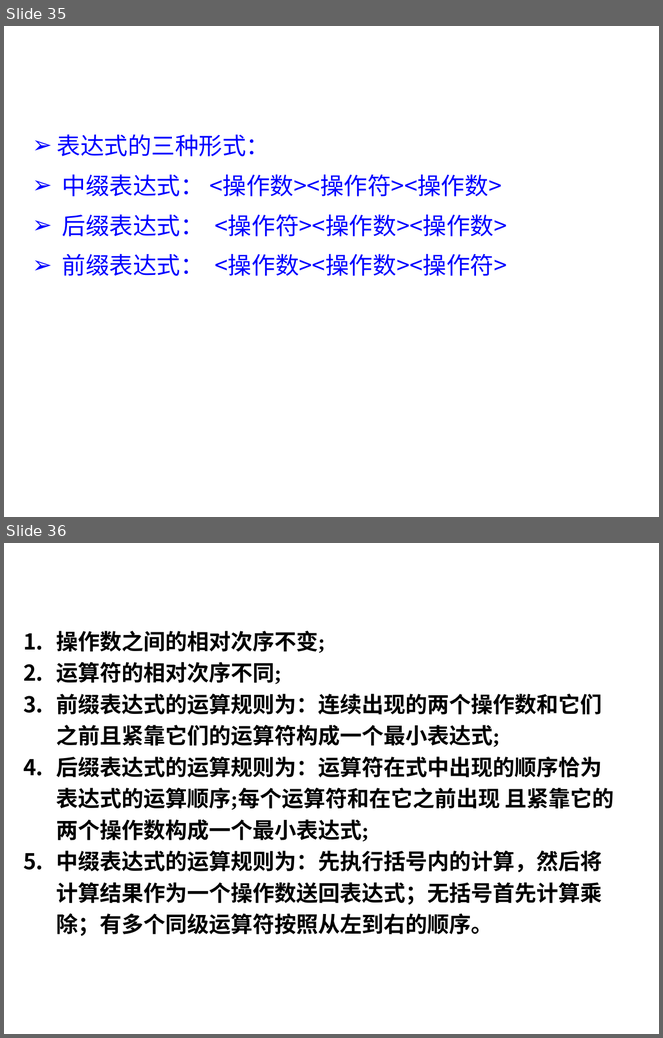
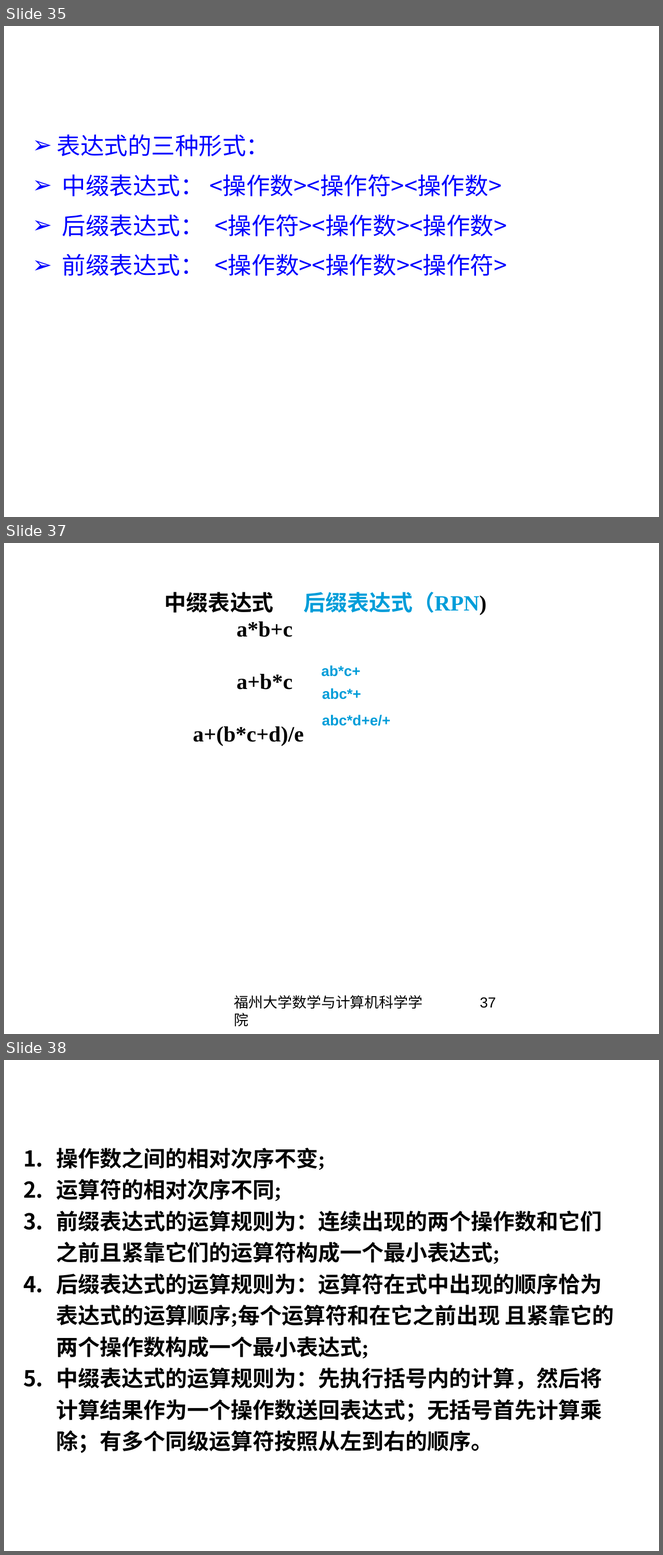
Before and after one commit to basilwang/datastructure, a slide deck: chapter3.ppt. Shown one above the other, each under a label of ours: slides 35 and 36 before the commit, slides 35, 37 and 38 after it; the slides between them are not shown. The pictures are 663x1038 and 663x1555 pixels, drawn with LibreOffice and Linux fonts; fonts in the diff are those of the drawing; background and template pictures are left out. Boxes give left, top, right and bottom in pixels: in the first picture for what was removed or moved away, otherwise in the second. Text is boxed around its words. In the diff, an @@ line names an element or a change of style, - is before the commit and + after.

```diff
--- a/chapter3.ppt
+++ b/chapter3.ppt
@@ slide 37 added at (x1=4, y1=543, x2=659, y2=1034), background picture (left out) @@
@@ text added at (x1=165, y1=592, x2=487, y2=746), 24 pt, text #000000, bold @@
+中缀表达式 后缀表达式（RPN)
+a*b+c
+a+b*c
+a+(b*c+d)/e
@@ text added at (x1=321, y1=665, x2=360, y2=677), 16 pt, text #009DD9, bold @@
+ab*c+
@@ text added at (x1=322, y1=688, x2=361, y2=700), 16 pt, text #009DD9, bold @@
+abc*+
@@ text added at (x1=322, y1=715, x2=391, y2=726), 16 pt, text #009DD9, bold @@
+abc*d+e/+
@@ text added at (x1=234, y1=995, x2=423, y2=1027), 16 pt, text #000000 @@
+福州大学数学与计算机科学学院
@@ page number added at (x1=480, y1=997, x2=496, y2=1008), 16 pt, text #000000 @@
+37
@@ what was slide 36 is now slide 38 @@
```
Also in this commit, not shown: 7 slides changed, 1 other slide added, 5 other files.
